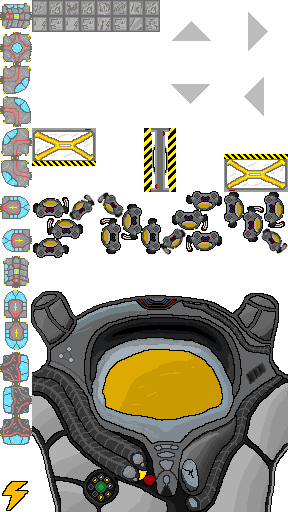
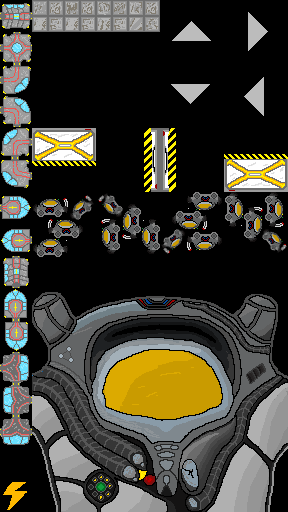
Layered file, before and after one edit (288px x 512px). Changes by layer:
showed "Layer 1" over 0, 0, 288, 512
